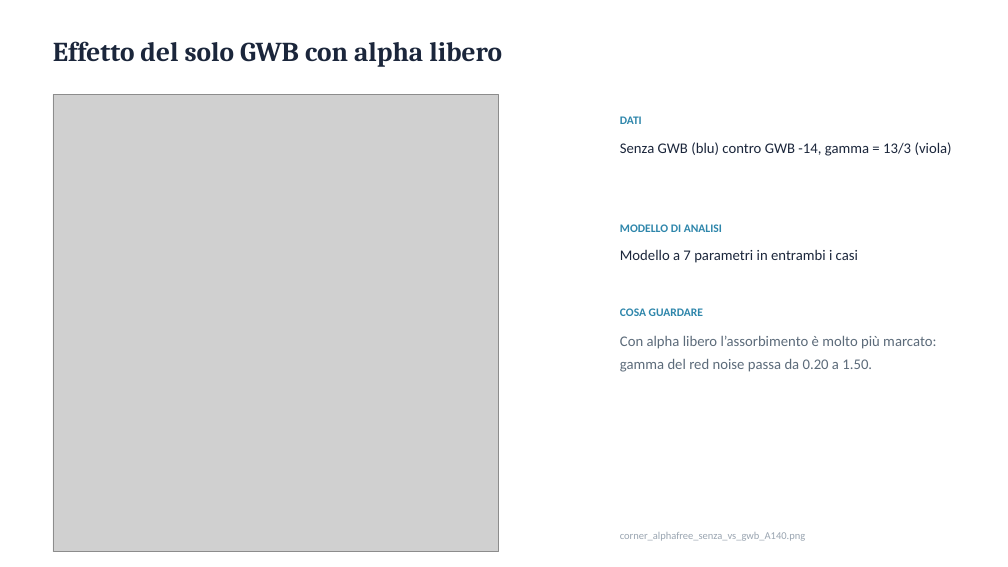
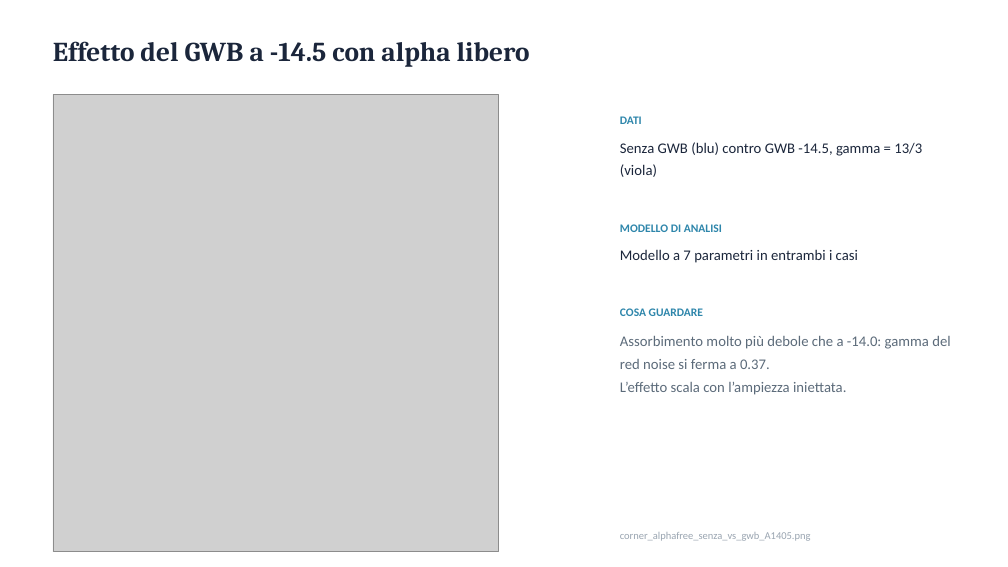
Before and after one commit to caivanolorenzo35-design/Tesi-PTA, a slide deck: slide 35 of Tesi_J1640_grafici.pptx. Drawn at 1008x567 pixels with LibreOffice and Linux fonts; fonts in the diff are those of the drawing; grey boxes stand for pictures. Boxes give left, top, right and bottom in pixels: in the first picture for what was removed or moved away, otherwise in the second. Text is boxed around its words. In the diff, an @@ line names an element or a change of style, - is before the commit and + after.

Commit message:
Band noise: simulazioni a 50 componenti, sezioni 40 vs 50 nei notebook 16-18, modello a 8 parametri (notebook 19 sim, 20 reali)

```diff
--- a/Tesi_J1640_grafici.pptx
+++ b/Tesi_J1640_grafici.pptx
@@ text at (x1=53, y1=41, x2=530, y2=67): text changed @@
-Effetto del solo GWB con alpha libero
+Effetto del GWB a -14.5 con alpha libero
@@ text at (x1=620, y1=142, x2=922, y2=177): text changed @@
-Senza GWB (blu) contro GWB -14, gamma = 13/3 (viola)
+Senza GWB (blu) contro GWB -14.5, gamma = 13/3 (viola)
@@ text at (x1=620, y1=336, x2=950, y2=395): text changed @@
-Con alpha libero l’assorbimento è molto più marcato:
-gamma del red noise passa da 0.20 a 1.50.
+Assorbimento molto più debole che a -14.0: gamma del red noise si ferma a 0.37.
+L’effetto scala con l’ampiezza iniettata.
@@ text at (x1=620, y1=532, x2=811, y2=541): text changed @@
-corner_alphafree_senza_vs_gwb_A140.png
+corner_alphafree_senza_vs_gwb_A1405.png
```
Also in this commit, not shown: 5 other slides changed, 2 slides added, 2 slides removed, 59 other files.
